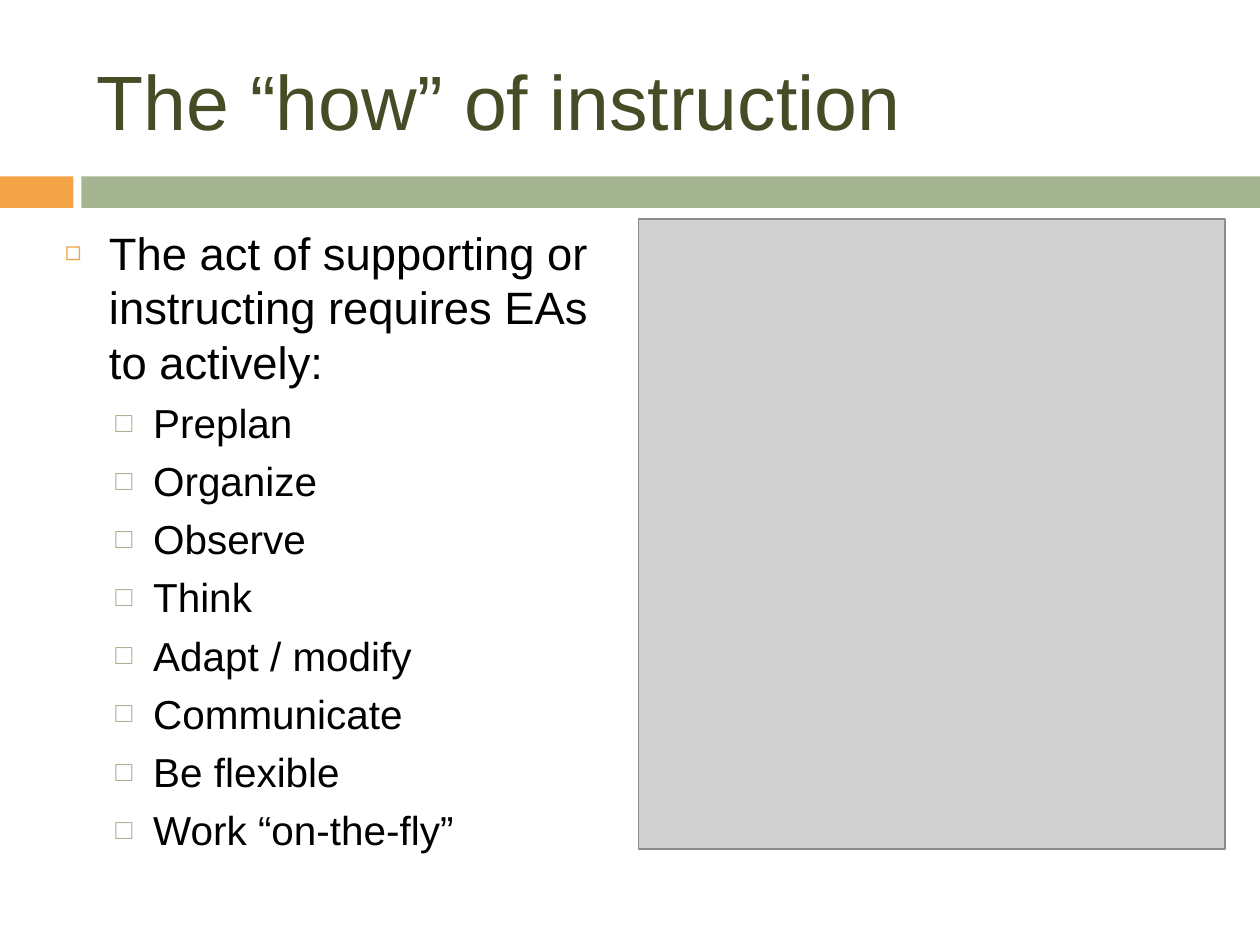
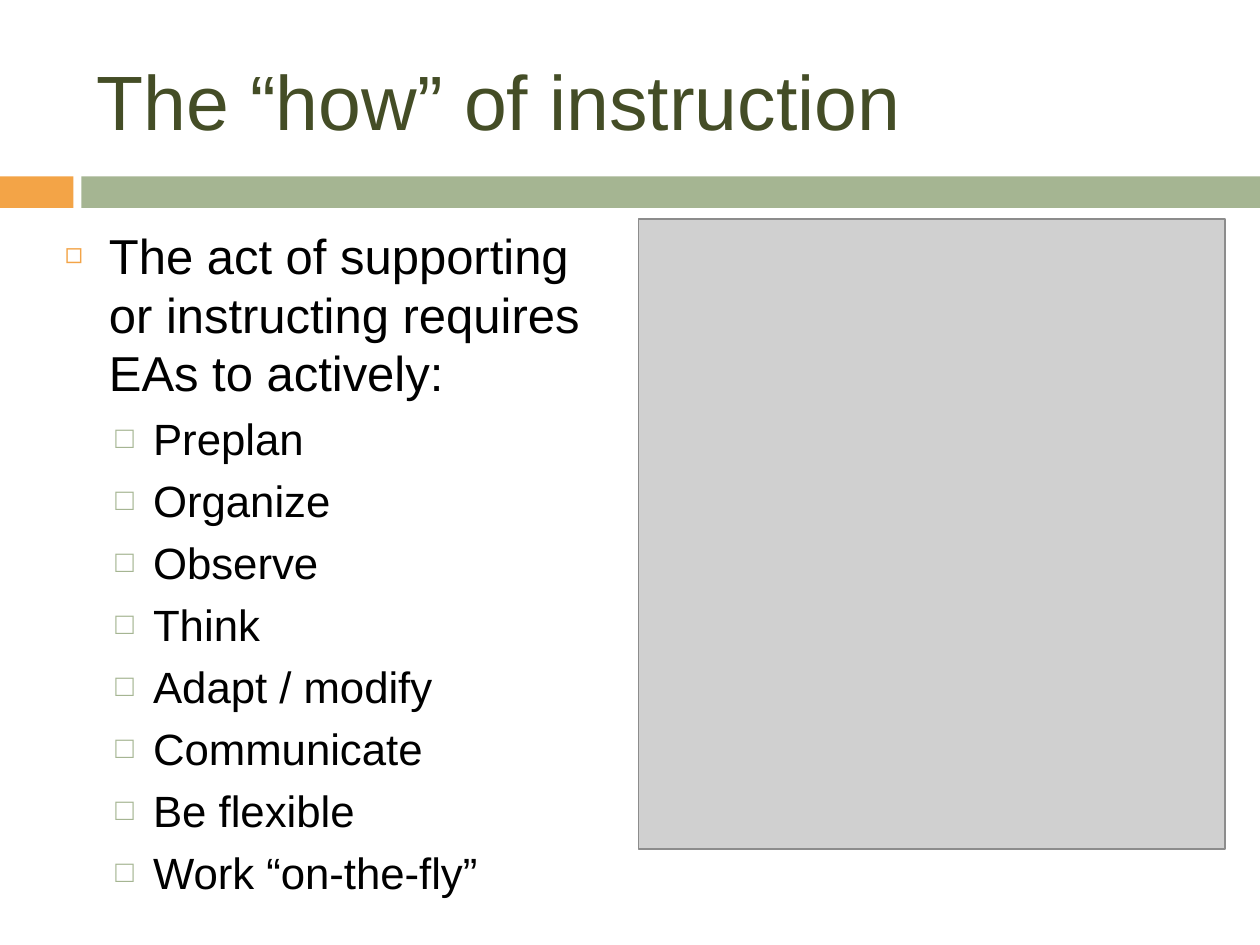
Before and after one commit to sar622/Sarthak-Nadkarni-s-Files, a slide deck: slide 10 of Accessing the how of instruction.pptx. Drawn at 1260x945 pixels with LibreOffice and Linux fonts; fonts in the diff are those of the drawing; grey boxes stand for pictures; background and template pictures are left out. Boxes give left, top, right and bottom in pixels: in the first picture for what was removed or moved away, otherwise in the second. Text is boxed around its words. In the diff, an @@ line names an element or a change of style, - is before the commit and + after.

```diff
--- a/Accessing the how of instruction.pptx
+++ b/Accessing the how of instruction.pptx
@@ text "The act of supporting or ..." at (x1=109, y1=238, x2=580, y2=898): size 25.9 to 28 pt in "The act of supporting or instructing requires ..."; size 23.1 to 25 pt in "Preplan", "Organize", "Observe", "Think" and 4 more places @@
```
Also in this commit, not shown: 4 other slides changed, 1 other file.
